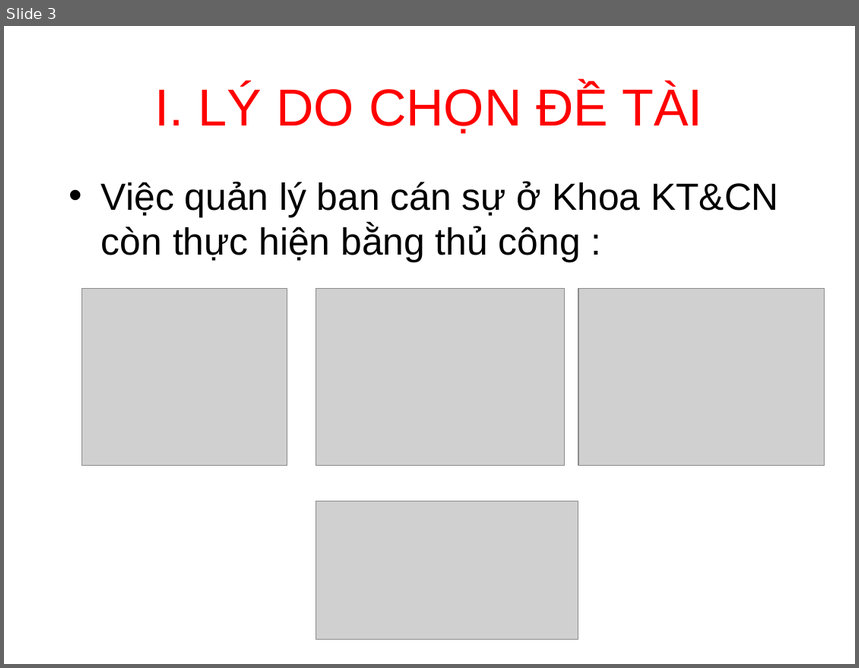
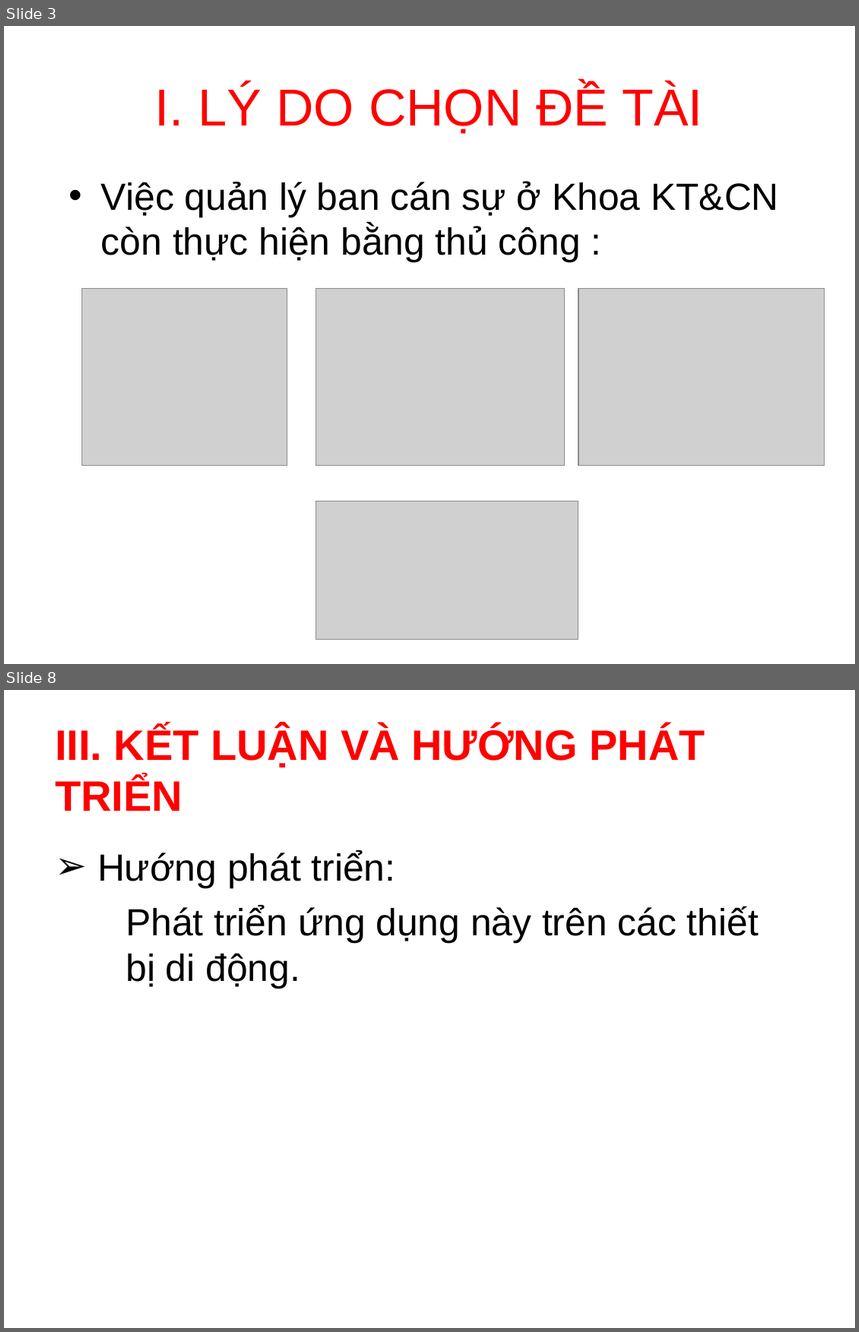
Before and after one commit to MTeeIT/Do_An_MH, a slide deck: bao cao/Slide Bao Cao.pptx. Shown one above the other, each under a label of ours: slide 3 before the commit, slides 3 and 8 after it; the slides between them are not shown. The pictures are 859x668 and 859x1332 pixels, drawn with LibreOffice and Linux fonts; fonts in the diff are those of the drawing; grey boxes stand for pictures; background and template pictures are left out. Boxes give left, top, right and bottom in pixels: in the first picture for what was removed or moved away, otherwise in the second. Text is boxed around its words. In the diff, an @@ line names an element or a change of style, - is before the commit and + after.

```diff
--- a/bao cao/Slide Bao Cao.pptx
+++ b/bao cao/Slide Bao Cao.pptx
@@ slide 8 added at box(4, 690, 855, 1328), background picture (left out) @@
@@ title added at box(55, 726, 705, 811), 36 pt, text #FF0000, bold @@
+III. KẾT LUẬN VÀ HƯỚNG PHÁT TRIỂN
@@ text added at box(97, 850, 396, 888), 32 pt, text #000000 @@
+➢ Hướng phát triển:
@@ text added at box(126, 905, 759, 989), 32 pt, text #000000 @@
+Phát triển ứng dụng này trên các thiết bị di động.
```
Also in this commit, not shown: 4 slides changed, 2 other slides added, 1 slide removed, 2 other files.
